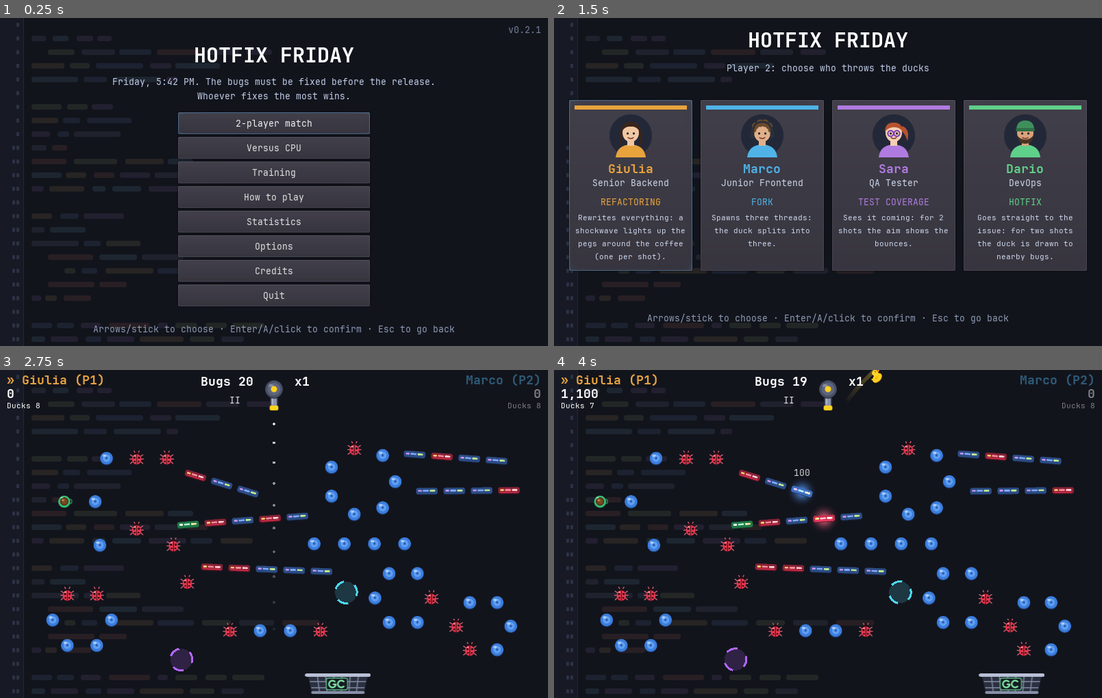
Above: before the commit, frames 1-4 (two rows, left to right).
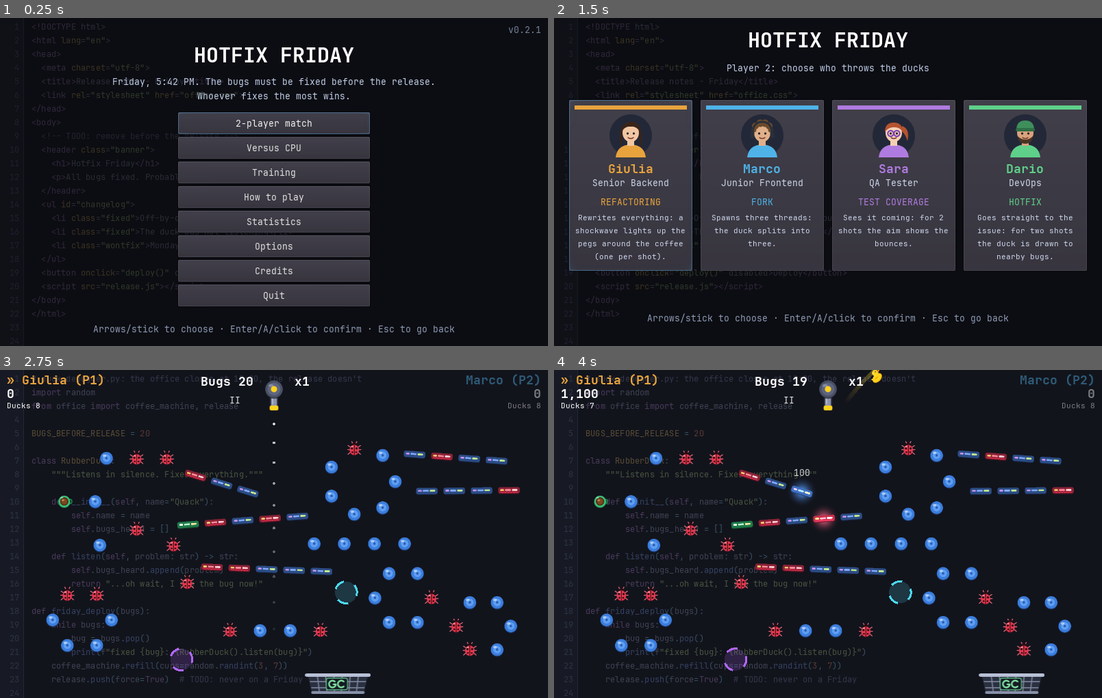
Above: after the commit, the same moments.

Repository: NormalCrazy000/pg_raspberry
Game: Godot game, scene res://scenes/boot.tscn
Same seed, same stepped clock (60 frames per second), same inputs: the game is played once before the commit and once after it.
Inputs (mouse positions are in pixels of both pictures, inside the frame that each line leads up to):
- Up to frame 1 (0.25 s): no input
- Up to frame 2 (1.5 s): click "2-player match" at 0.5 s; click "Giulia" at 1.25 s
- Up to frame 3 (2.75 s): click "Marco" at 2 s
- Up to frame 4 (4 s): tap Enter (ui_accept) at 2.75, 3.02 s; move the mouse to (948, 517) at 2.77 s; hold Right (ui_right) 2.78-3.5 s; tap R at 2.85 s; click (948, 517) at 2.92 s; drag from (718, 550) to (734, 658) at 3.52 s

The runs differ from the first frame. In frame 1, 6.0% of the frame differs, in the area x 2-53%, y 1-99%; in frame 2, 3.3%; in frame 3, 2.4%; in frame 4, 2.4%.

Commit message:
Sfondi con codice vero, uno per linguaggio
Co-Authored-By: Claude Opus 5.5 <noreply@anthropic.com>

Diff:
--- a/assets/sprites/background.svg
+++ /dev/null
@@ -1,130 +0,0 @@
-<svg xmlns="http://www.w3.org/2000/svg" width="800" height="480" viewBox="0 0 800 480">
-  <!-- Sfondo: editor di codice scuro (generato da tools/assets/make_background.py) -->
-  <rect width="800" height="480" fill="#12141c"/>
-  <rect width="34" height="480" fill="#171a24"/>
-  <rect x="34" width="1" height="480" fill="#232838"/>
-  <rect x="24" y="7" width="4" height="6" rx="1" fill="#2c3245"/>
-  <rect x="24" y="27" width="4" height="6" rx="1" fill="#2c3245"/>
-  <rect x="46" y="26" width="21" height="8" rx="3" fill="#1f222c"/>
-  <rect x="77" y="26" width="23" height="8" rx="3" fill="#1d2630"/>
-  <rect x="112" y="26" width="24" height="8" rx="3" fill="#221f2f"/>
-  <rect x="142" y="26" width="21" height="8" rx="3" fill="#221f2f"/>
-  <rect x="24" y="47" width="4" height="6" rx="1" fill="#2c3245"/>
-  <rect x="70" y="46" width="39" height="8" rx="3" fill="#222726"/>
-  <rect x="119" y="46" width="49" height="8" rx="3" fill="#1f222c"/>
-  <rect x="174" y="46" width="47" height="8" rx="3" fill="#1c2230"/>
-  <rect x="229" y="46" width="65" height="8" rx="3" fill="#271f23"/>
-  <rect x="301" y="46" width="48" height="8" rx="3" fill="#1f222c"/>
-  <rect x="360" y="46" width="37" height="8" rx="3" fill="#221f2f"/>
-  <rect x="24" y="67" width="4" height="6" rx="1" fill="#2c3245"/>
-  <rect x="46" y="66" width="48" height="8" rx="3" fill="#272423"/>
-  <rect x="102" y="66" width="29" height="8" rx="3" fill="#222726"/>
-  <rect x="140" y="66" width="69" height="8" rx="3" fill="#1c2230"/>
-  <rect x="219" y="66" width="31" height="8" rx="3" fill="#221f2f"/>
-  <rect x="256" y="66" width="65" height="8" rx="3" fill="#1d2630"/>
-  <rect x="24" y="87" width="4" height="6" rx="1" fill="#2c3245"/>
-  <rect x="46" y="86" width="68" height="8" rx="3" fill="#1d2630"/>
-  <rect x="122" y="86" width="34" height="8" rx="3" fill="#1c2230"/>
-  <rect x="166" y="86" width="69" height="8" rx="3" fill="#1d2630"/>
-  <rect x="243" y="86" width="17" height="8" rx="3" fill="#221f2f"/>
-  <rect x="24" y="107" width="4" height="6" rx="1" fill="#2c3245"/>
-  <rect x="24" y="127" width="4" height="6" rx="1" fill="#2c3245"/>
-  <rect x="46" y="126" width="44" height="8" rx="3" fill="#222726"/>
-  <rect x="98" y="126" width="30" height="8" rx="3" fill="#222726"/>
-  <rect x="134" y="126" width="31" height="8" rx="3" fill="#221f2f"/>
-  <rect x="24" y="147" width="4" height="6" rx="1" fill="#2c3245"/>
-  <rect x="46" y="146" width="39" height="8" rx="3" fill="#272423"/>
-  <rect x="92" y="146" width="25" height="8" rx="3" fill="#1c2230"/>
-  <rect x="127" y="146" width="65" height="8" rx="3" fill="#1c2230"/>
-  <rect x="24" y="167" width="4" height="6" rx="1" fill="#2c3245"/>
-  <rect x="46" y="166" width="27" height="8" rx="3" fill="#221f2f"/>
-  <rect x="84" y="166" width="17" height="8" rx="3" fill="#1c2230"/>
-  <rect x="108" y="166" width="68" height="8" rx="3" fill="#1f222c"/>
-  <rect x="24" y="187" width="4" height="6" rx="1" fill="#2c3245"/>
-  <rect x="18" y="187" width="4" height="6" rx="1" fill="#2c3245"/>
-  <rect x="46" y="186" width="22" height="8" rx="3" fill="#1f222c"/>
-  <rect x="76" y="186" width="22" height="8" rx="3" fill="#271f23"/>
-  <rect x="24" y="207" width="4" height="6" rx="1" fill="#2c3245"/>
-  <rect x="18" y="207" width="4" height="6" rx="1" fill="#2c3245"/>
-  <rect x="46" y="206" width="51" height="8" rx="3" fill="#271f23"/>
-  <rect x="108" y="206" width="63" height="8" rx="3" fill="#222726"/>
-  <rect x="183" y="206" width="56" height="8" rx="3" fill="#272423"/>
-  <rect x="245" y="206" width="37" height="8" rx="3" fill="#1d2630"/>
-  <rect x="24" y="227" width="4" height="6" rx="1" fill="#2c3245"/>
-  <rect x="18" y="227" width="4" height="6" rx="1" fill="#2c3245"/>
-  <rect x="46" y="226" width="44" height="8" rx="3" fill="#1d2630"/>
-  <rect x="96" y="226" width="30" height="8" rx="3" fill="#272423"/>
-  <rect x="137" y="226" width="30" height="8" rx="3" fill="#271f23"/>
-  <rect x="175" y="226" width="44" height="8" rx="3" fill="#221f2f"/>
-  <rect x="226" y="226" width="38" height="8" rx="3" fill="#1f222c"/>
-  <rect x="273" y="226" width="30" height="8" rx="3" fill="#271f23"/>
-  <rect x="24" y="247" width="4" height="6" rx="1" fill="#2c3245"/>
-  <rect x="18" y="247" width="4" height="6" rx="1" fill="#2c3245"/>
-  <rect x="46" y="246" width="18" height="8" rx="3" fill="#221f2f"/>
-  <rect x="72" y="246" width="51" height="8" rx="3" fill="#272423"/>
-  <rect x="135" y="246" width="19" height="8" rx="3" fill="#1d2630"/>
-  <rect x="164" y="246" width="42" height="8" rx="3" fill="#1d2630"/>
-  <rect x="217" y="246" width="55" height="8" rx="3" fill="#221f2f"/>
-  <rect x="278" y="246" width="32" height="8" rx="3" fill="#1c2230"/>
-  <rect x="322" y="246" width="47" height="8" rx="3" fill="#272423"/>
-  <rect x="24" y="267" width="4" height="6" rx="1" fill="#2c3245"/>
-  <rect x="18" y="267" width="4" height="6" rx="1" fill="#2c3245"/>
-  <rect x="24" y="287" width="4" height="6" rx="1" fill="#2c3245"/>
-  <rect x="18" y="287" width="4" height="6" rx="1" fill="#2c3245"/>
-  <rect x="46" y="286" width="30" height="8" rx="3" fill="#272423"/>
-  <rect x="88" y="286" width="27" height="8" rx="3" fill="#1c2230"/>
-  <rect x="122" y="286" width="59" height="8" rx="3" fill="#221f2f"/>
-  <rect x="24" y="307" width="4" height="6" rx="1" fill="#2c3245"/>
-  <rect x="18" y="307" width="4" height="6" rx="1" fill="#2c3245"/>
-  <rect x="46" y="306" width="19" height="8" rx="3" fill="#1f222c"/>
-  <rect x="73" y="306" width="52" height="8" rx="3" fill="#1d2630"/>
-  <rect x="24" y="327" width="4" height="6" rx="1" fill="#2c3245"/>
-  <rect x="18" y="327" width="4" height="6" rx="1" fill="#2c3245"/>
-  <rect x="46" y="326" width="69" height="8" rx="3" fill="#1f222c"/>
-  <rect x="122" y="326" width="25" height="8" rx="3" fill="#1c2230"/>
-  <rect x="155" y="326" width="50" height="8" rx="3" fill="#222726"/>
-  <rect x="24" y="347" width="4" height="6" rx="1" fill="#2c3245"/>
-  <rect x="18" y="347" width="4" height="6" rx="1" fill="#2c3245"/>
-  <rect x="70" y="346" width="66" height="8" rx="3" fill="#271f23"/>
-  <rect x="145" y="346" width="55" height="8" rx="3" fill="#1d2630"/>
-  <rect x="207" y="346" width="61" height="8" rx="3" fill="#1f222c"/>
-  <rect x="24" y="367" width="4" height="6" rx="1" fill="#2c3245"/>
-  <rect x="18" y="367" width="4" height="6" rx="1" fill="#2c3245"/>
-  <rect x="94" y="366" width="16" height="8" rx="3" fill="#222726"/>
-  <rect x="119" y="366" width="23" height="8" rx="3" fill="#1c2230"/>
-  <rect x="154" y="366" width="70" height="8" rx="3" fill="#272423"/>
-  <rect x="230" y="366" width="53" height="8" rx="3" fill="#1c2230"/>
-  <rect x="295" y="366" width="42" height="8" rx="3" fill="#222726"/>
-  <rect x="349" y="366" width="51" height="8" rx="3" fill="#1f222c"/>
-  <rect x="412" y="366" width="55" height="8" rx="3" fill="#271f23"/>
-  <rect x="24" y="387" width="4" height="6" rx="1" fill="#2c3245"/>
-  <rect x="18" y="387" width="4" height="6" rx="1" fill="#2c3245"/>
-  <rect x="70" y="386" width="68" height="8" rx="3" fill="#271f23"/>
-  <rect x="145" y="386" width="40" height="8" rx="3" fill="#271f23"/>
-  <rect x="24" y="407" width="4" height="6" rx="1" fill="#2c3245"/>
-  <rect x="18" y="407" width="4" height="6" rx="1" fill="#2c3245"/>
-  <rect x="46" y="406" width="14" height="8" rx="3" fill="#221f2f"/>
-  <rect x="66" y="406" width="17" height="8" rx="3" fill="#272423"/>
-  <rect x="93" y="406" width="40" height="8" rx="3" fill="#271f23"/>
-  <rect x="24" y="427" width="4" height="6" rx="1" fill="#2c3245"/>
-  <rect x="18" y="427" width="4" height="6" rx="1" fill="#2c3245"/>
-  <rect x="24" y="447" width="4" height="6" rx="1" fill="#2c3245"/>
-  <rect x="18" y="447" width="4" height="6" rx="1" fill="#2c3245"/>
-  <rect x="46" y="446" width="30" height="8" rx="3" fill="#1c2230"/>
-  <rect x="83" y="446" width="25" height="8" rx="3" fill="#1c2230"/>
-  <rect x="118" y="446" width="29" height="8" rx="3" fill="#221f2f"/>
-  <rect x="159" y="446" width="60" height="8" rx="3" fill="#271f23"/>
-  <rect x="230" y="446" width="15" height="8" rx="3" fill="#221f2f"/>
-  <rect x="256" y="446" width="32" height="8" rx="3" fill="#222726"/>
-  <rect x="300" y="446" width="31" height="8" rx="3" fill="#222726"/>
-  <rect x="339" y="446" width="47" height="8" rx="3" fill="#222726"/>
-  <rect x="24" y="467" width="4" height="6" rx="1" fill="#2c3245"/>
-  <rect x="18" y="467" width="4" height="6" rx="1" fill="#2c3245"/>
-  <rect x="46" y="466" width="20" height="8" rx="3" fill="#1d2630"/>
-  <rect x="74" y="466" width="40" height="8" rx="3" fill="#221f2f"/>
-  <rect x="125" y="466" width="23" height="8" rx="3" fill="#1c2230"/>
-  <rect x="156" y="466" width="40" height="8" rx="3" fill="#221f2f"/>
-  <rect x="204" y="466" width="64" height="8" rx="3" fill="#272423"/>
-  <rect x="277" y="466" width="36" height="8" rx="3" fill="#222726"/>
-  <rect x="323" y="466" width="33" height="8" rx="3" fill="#1f222c"/>
-</svg>
--- /dev/null
+++ b/scripts/common/backgrounds.gd
@@ -0,0 +1,20 @@
+extends Reference
+# Sfondi: un editor di codice con codice vero, uno per linguaggio (generati da tools/assets/make_background.py).
+# Caricati solo quando servono: in memoria c'è sempre un solo sfondo.
+
+const DIR := "res://assets/sprites/backgrounds/%s.png"
+const LANGUAGES := ["python", "java", "c", "javascript", "rust", "go", "html", "sql", "bash"]
+
+
+# Sfondo legato a un numero (es. il seme del campo: stesso campo, stesso sfondo).
+static func for_seed(value: int) -> Texture:
+	return load(DIR % LANGUAGES[int(abs(value)) % LANGUAGES.size()]) as Texture
+
+
+# Sfondo dei menu: scelto a caso al primo menu e poi sempre lo stesso, per non cambiarlo a ogni schermata.
+static func for_menus() -> Texture:
+	if Session.menu_background < 0:
+		var rng := RandomNumberGenerator.new()
+		rng.randomize()
+		Session.menu_background = rng.randi_range(0, LANGUAGES.size() - 1)
+	return for_seed(Session.menu_background)
--- a/scripts/game/game.gd
+++ b/scripts/game/game.gd
@@ -19,6 +19,7 @@
 enum State { AIMING, BALL_IN_PLAY, CLEARING, BONUS, FINISHED }
 
 const Textures := preload("res://scripts/common/textures.gd")
+const Backgrounds := preload("res://scripts/common/backgrounds.gd")
 const LevelLoader := preload("res://scripts/game/level_loader.gd")
 const FieldGenerator := preload("res://scripts/game/field_generator.gd")
 const Scoring := preload("res://scripts/game/scoring.gd")
@@ -39,7 +40,6 @@
 	"rect_power": preload("res://assets/sprites/code_coffee.svg"),
 	"duck": preload("res://assets/sprites/duck.svg"),
 }
-const BACKGROUND := preload("res://assets/sprites/background.svg")
 
 const MENU_SCENE := "res://scenes/menu/main_menu.tscn"
 const FIELD_BOTTOM := 500.0 # sotto questa y la paperella è persa
@@ -170,7 +170,7 @@
 
 func _build_background() -> void:
 	var background := Sprite.new()
-	background.texture = BACKGROUND
+	background.texture = Backgrounds.for_seed(field_seed)
 	background.centered = false
 	add_child(background)
 	move_child(background, 0)
--- a/scripts/menu/menu_style.gd
+++ b/scripts/menu/menu_style.gd
@@ -1,12 +1,14 @@
 extends Reference
 # Elementi comuni dei menu: sfondo e suoni dei pulsanti.
 
-const BACKGROUND := preload("res://assets/sprites/background.svg")
+const Backgrounds := preload("res://scripts/common/backgrounds.gd")
+const MENU_DIM := Color(0.65, 0.65, 0.65)
 
 
 static func add_background(menu: Control) -> void:
 	var background := TextureRect.new()
-	background.texture = BACKGROUND
+	background.texture = Backgrounds.for_menus()
+	background.modulate = MENU_DIM # più scuro che in partita: sopra ci sono titolo e testi
 	background.mouse_filter = Control.MOUSE_FILTER_IGNORE
 	menu.add_child(background)
 	menu.move_child(background, 0)
--- a/scripts/session.gd
+++ b/scripts/session.gd
@@ -17,6 +17,7 @@
 var screenshot_path := ""
 var screenshot_delay := 2.0
 var debug_power := false
+var menu_background := -1 # sfondo dei menu (indice in scripts/common/backgrounds.gd), -1 = da scegliere
 
 
 func _ready() -> void:
Binary file added: assets/sprites/backgrounds/bash.png
Not shown, added: assets/sprites/backgrounds/bash.png.import
Binary file added: assets/sprites/backgrounds/c.png
Not shown, added: assets/sprites/backgrounds/c.png.import
Binary file added: assets/sprites/backgrounds/go.png
Not shown, changed: assets/sprites/backgrounds/go.png.import
Binary file added: assets/sprites/backgrounds/html.png
Not shown, added: assets/sprites/backgrounds/html.png.import
Binary file added: assets/sprites/backgrounds/java.png
Not shown, added: assets/sprites/backgrounds/java.png.import
Binary file added: assets/sprites/backgrounds/javascript.png
Not shown, added: assets/sprites/backgrounds/javascript.png.import
(and 9 more such lines)
